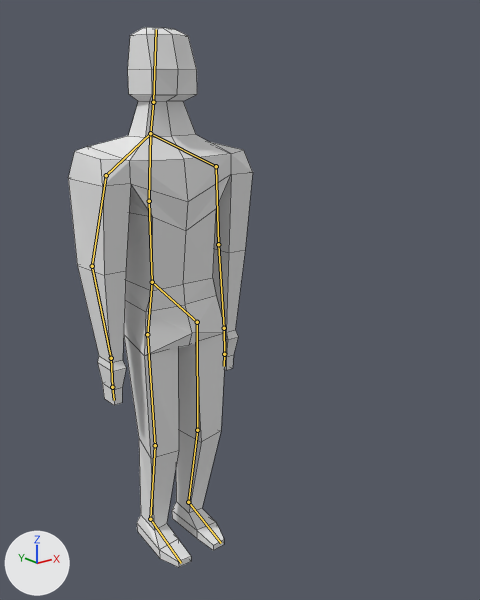
The Blender file Games/Assets/SuperHero/SuperHero.blend as it was, and as the next commit left it.
Before and after are seen from a 50 mm lens placed at (-9.74, -15.45, 13.46), pointed at (0.48, -2.69, 8.35). Arrows for +X, +Y and +Z are at lower left; the lights stay in place. The bones that bend it are drawn over the model as lines. Mesh edges are drawn as thin lines.

Names of what the first picture shows: 'Meshes'.
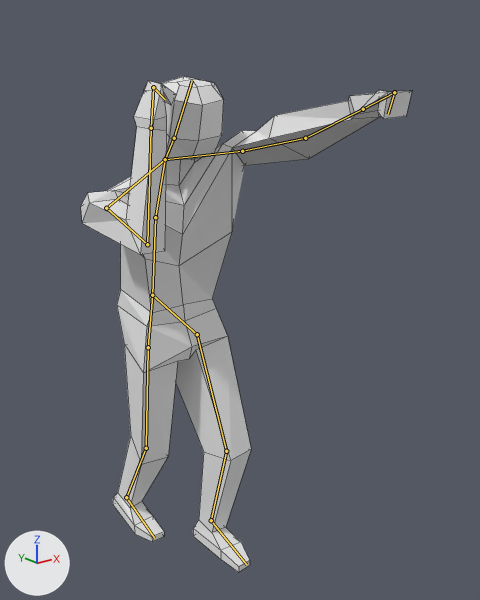
The newer file adds an action. The first version stands in its rest pose; the second is drawn at frame 3 of the action 'Jab'.

Changed parts and their boxes [x1, y1, x2, y2] in the pictures (480 x 600 px):
'Meshes', posed (78% wider, 8% shorter)
    before: [68, 27, 253, 567]
    after: [81, 76, 412, 572]
bone 'Back', root to tip
    before: (152, 282) to (149, 201)
    after: (152, 295) to (155, 217)
bone 'Chest', root to tip
    before: (149, 201) to (150, 133)
    after: (155, 217) to (165, 159)
bone 'Neck', root to tip
    before: (150, 133) to (153, 102)
    after: (165, 159) to (174, 138)
bone 'Shoulder.L', root to tip
    before: (150, 133) to (216, 166)
    after: (165, 159) to (242, 151)
bone 'Arm.Upper.L', root to tip
    before: (216, 166) to (218, 244)
    after: (242, 151) to (305, 138)
bone 'Arm.Lower.L', root to tip
    before: (218, 244) to (224, 328)
    after: (305, 138) to (363, 109)
bone 'Fingers.L', root to tip
    before: (224, 354) to (224, 366)
    after: (394, 92) to (388, 114)
bone 'Arm.Upper.R', root to tip
    before: (106, 175) to (92, 266)
    after: (106, 208) to (147, 244)
bone 'Arm.Lower.R', root to tip
    before: (92, 266) to (111, 358)
    after: (147, 244) to (151, 128)
bone 'Fingers.R', root to tip
    before: (112, 387) to (114, 400)
    after: (153, 87) to (165, 99)

What changed in the scene script:
```text
Change bone_root:
    where bone_root = bpy.data.objects['Armature'].pose.bones['Root']
    bone_root.location: (0.0, 0.0, 0.0) -> (0.0, 0.0, -0.39)
Change bone_back:
    where bone_back = bpy.data.objects['Armature'].pose.bones['Back']  # child of 'Root'
    bone_back.rotation_quaternion: (1.0, 0.0, 0.0, 0.0) -> (0.998, 0.066, 0.0, 0.0)  # degrees (0, 0, 0) -> degrees (8, 0, 0)
Change bone_chest:
    where bone_chest = bpy.data.objects['Armature'].pose.bones['Chest']  # child of 'Back'
    bone_chest.rotation_quaternion: (1.0, 0.0, 0.0, 0.0) -> (0.989, -0.115, -0.082, -0.032)  # degrees (0, 0, 0) -> degrees (-13, -10, -3)
Change bone_neck:
    where bone_neck = bpy.data.objects['Armature'].pose.bones['Neck']  # child of 'Chest'
    bone_neck.rotation_quaternion: (1.0, 0.0, 0.0, 0.0) -> (0.995, -0.1, 0.0, 0.0)  # degrees (0, 0, 0) -> degrees (-11, 0, 0)
Change bone_shoulder_l:
    where bone_shoulder_l = bpy.data.objects['Armature'].pose.bones['Shoulder.L']  # child of 'Chest'
    bone_shoulder_l.rotation_quaternion: (1.0, 0.0, 0.0, 0.0) -> (0.895, 0.411, 0.154, -0.073)  # degrees (0, 0, 0) -> degrees (49, 20, 0)
Change bone_arm_upper_l:
    where bone_arm_upper_l = bpy.data.objects['Armature'].pose.bones['Arm.Upper.L']  # child of 'Shoulder.L'
    bone_arm_upper_l.rotation_quaternion: (1.0, 0.0, 0.0, 0.0) -> (0.526, -0.524, -0.415, -0.526)  # degrees (0, 0, 0) -> degrees (-47, -81, -49)
Change bone_arm_lower_l:
    where bone_arm_lower_l = bpy.data.objects['Armature'].pose.bones['Arm.Lower.L']  # child of 'Arm.Upper.L'
    bone_arm_lower_l.rotation_quaternion: (1.0, 0.0, 0.0, 0.0) -> (0.84, -0.047, 0.537, -0.054)  # degrees (0, 0, 0) -> degrees (-18, 64, -19)
Change bone_fingers_l:
    where bone_fingers_l = bpy.data.objects['Armature'].pose.bones['Fingers.L']  # child of 'Hand.L'
    bone_fingers_l.rotation_quaternion: (1.0, 0.0, 0.0, 0.0) -> (0.459, 0.888, -0.019, 0.001)  # degrees (0, 0, 0) -> degrees (125, -1, -2)
Change bone_arm_upper_r:
    where bone_arm_upper_r = bpy.data.objects['Armature'].pose.bones['Arm.Upper.R']  # child of 'Shoulder.R'
    bone_arm_upper_r.rotation_quaternion: (1.0, 0.0, 0.0, 0.0) -> (0.579, -0.651, 0.029, 0.49)  # degrees (0, 0, 0) -> degrees (-78, 42, 46)
Change bone_arm_lower_r:
    where bone_arm_lower_r = bpy.data.objects['Armature'].pose.bones['Arm.Lower.R']  # child of 'Arm.Upper.R'
    bone_arm_lower_r.rotation_quaternion: (1.0, 0.0, 0.0, 0.0) -> (0.715, 0.668, -0.095, -0.183)  # degrees (0, 0, 0) -> degrees (85, 6, -23)
Change bone_fingers_r:
    where bone_fingers_r = bpy.data.objects['Armature'].pose.bones['Fingers.R']  # child of 'Hand.R'
    bone_fingers_r.rotation_quaternion: (1.0, 0.0, 0.0, 0.0) -> (0.487, 0.873, 0.018, -0.001)  # degrees (0, 0, 0) -> degrees (122, 1, 2)
Change bone_leg_contol_l:
    where bone_leg_contol_l = bpy.data.objects['Armature'].pose.bones['Leg.Contol.L']
    bone_leg_contol_l.location: (0.0, 0.0, 0.0) -> (0.0, -1.25, 0.0)
Change bone_leg_control_r:
    where bone_leg_control_r = bpy.data.objects['Armature'].pose.bones['Leg.Control.R']
    bone_leg_control_r.location: (0.0, 0.0, 0.0) -> (0.0, 1.5, 0.0)
```
